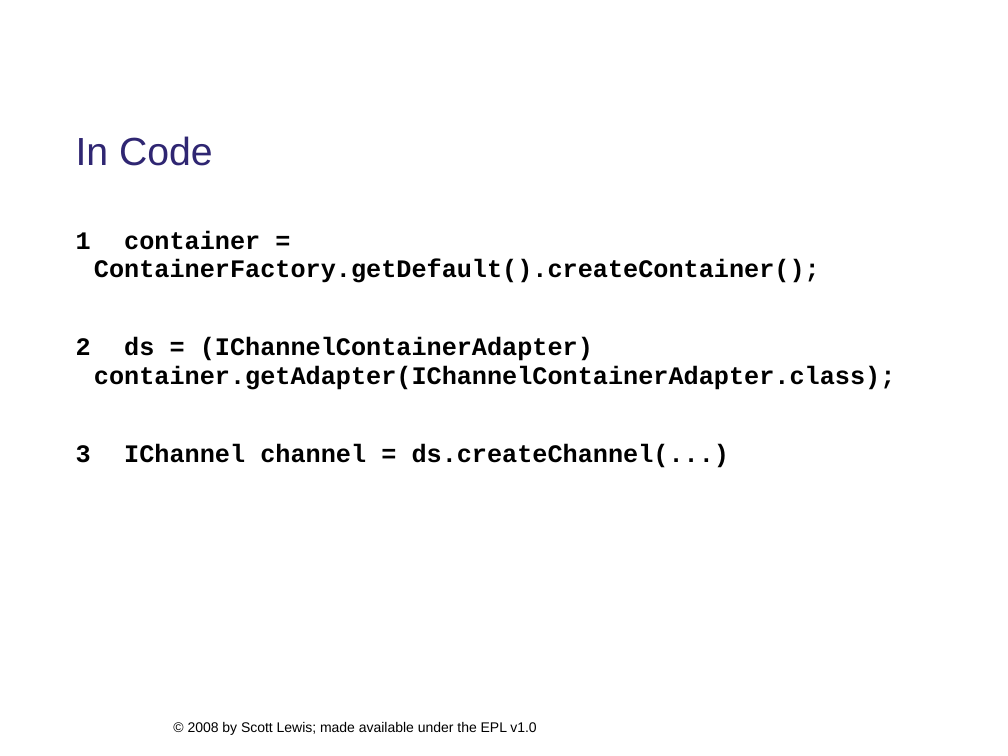
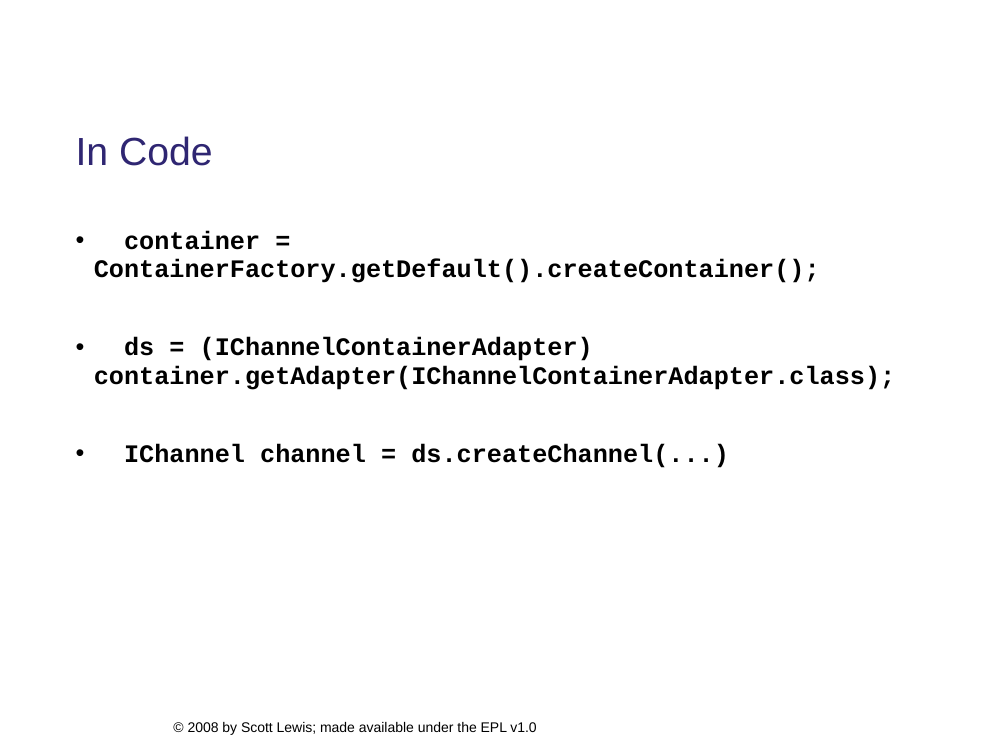
Before and after one commit to eclipse/ecf-website, a slide deck: slide 14 of presentations/eclipsecon2008/longtalk134/ecf_eclipsecon2008_134_DRAFT.ppt. Drawn at 1008x756 pixels with LibreOffice and Linux fonts; fonts in the diff are those of the drawing; background and template pictures are left out. Boxes give left, top, right and bottom in pixels: in the first picture for what was removed or moved away, otherwise in the second. Text is boxed around its words. In the diff, an @@ line names an element or a change of style, - is before the commit and + after.

```diff
--- a/presentations/eclipsecon2008/longtalk134/ecf_eclipsecon2008_134_DRAFT.ppt
+++ b/presentations/eclipsecon2008/longtalk134/ecf_eclipsecon2008_134_DRAFT.ppt
@@ text "container = ContainerFactory.getDefault().createContainer();" at <box>94,230,895,468</box>: bullet 1 to • @@
```
Also in this commit, not shown: 13 other slides changed, 1 other file.
